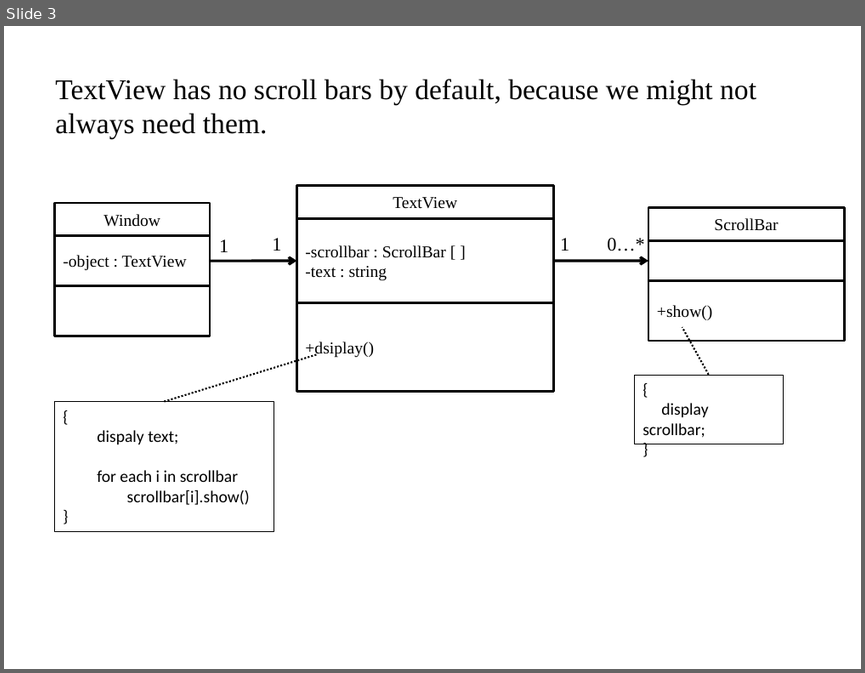
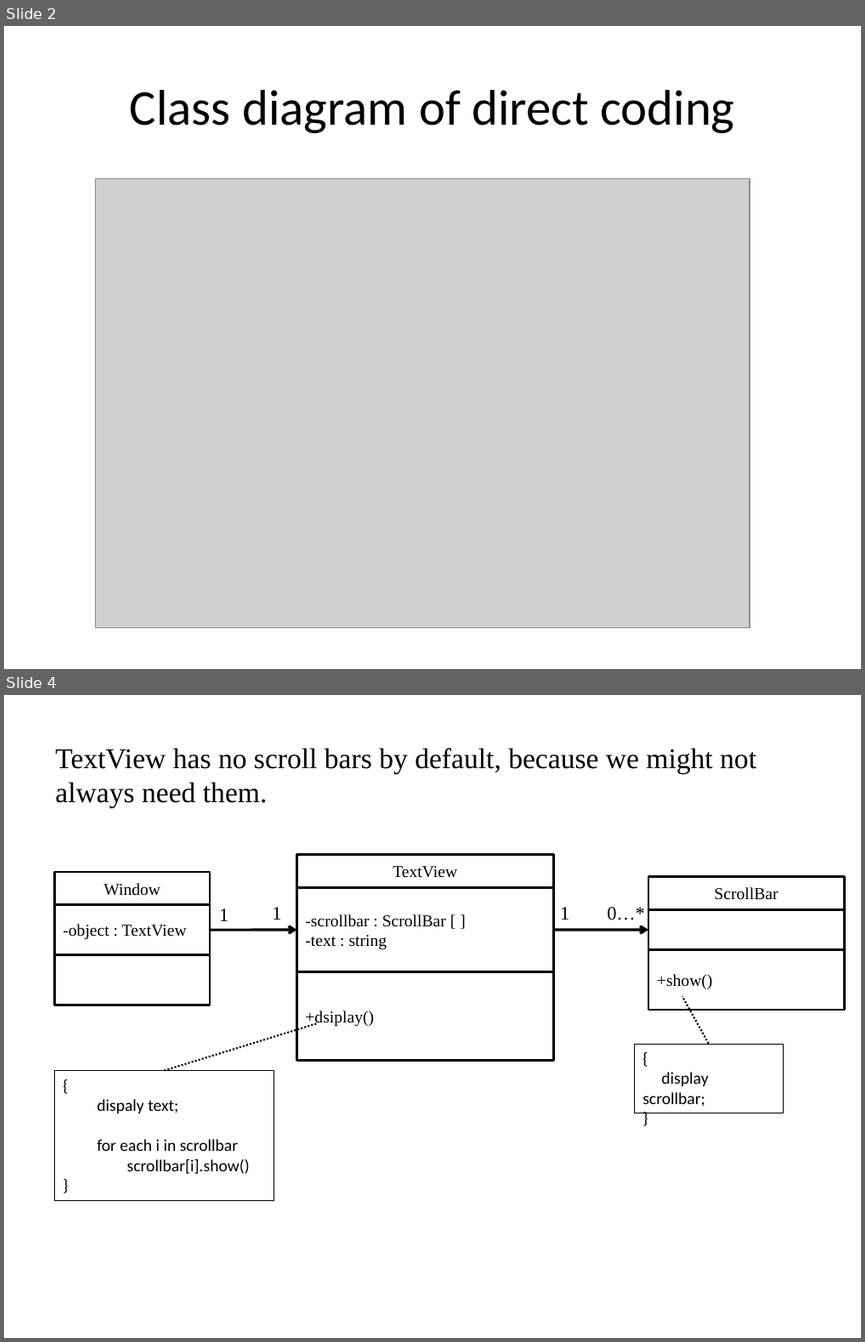
Before and after one commit to 2014-sed-team3/term-project, a slide deck: homework/hw9/9-1/SED-Hw9_1.pptx. Shown one above the other, each under a label of ours: slide 3 before the commit, slides 2 and 4 after it; the slides between them are not shown. The pictures are 865x673 and 865x1342 pixels, drawn with LibreOffice and Linux fonts; fonts in the diff are those of the drawing; grey boxes stand for pictures. Boxes give left, top, right and bottom in pixels: in the first picture for what was removed or moved away, otherwise in the second. Text is boxed around its words. In the diff, an @@ line names an element or a change of style, - is before the commit and + after.

```diff
--- a/homework/hw9/9-1/SED-Hw9_1.pptx
+++ b/homework/hw9/9-1/SED-Hw9_1.pptx
@@ slide 2 added at (x1=4, y1=26, x2=861, y2=669), background #FFFFFF @@
@@ title added at (x1=130, y1=90, x2=734, y2=133), 42 pt, text #000000 @@
+Class diagram of direct coding
@@ picture added at (x1=95, y1=178, x2=749, y2=628) @@
@@ what was slide 3 is now slide 4 @@
```
Also in this commit, not shown: 2 slides changed.
